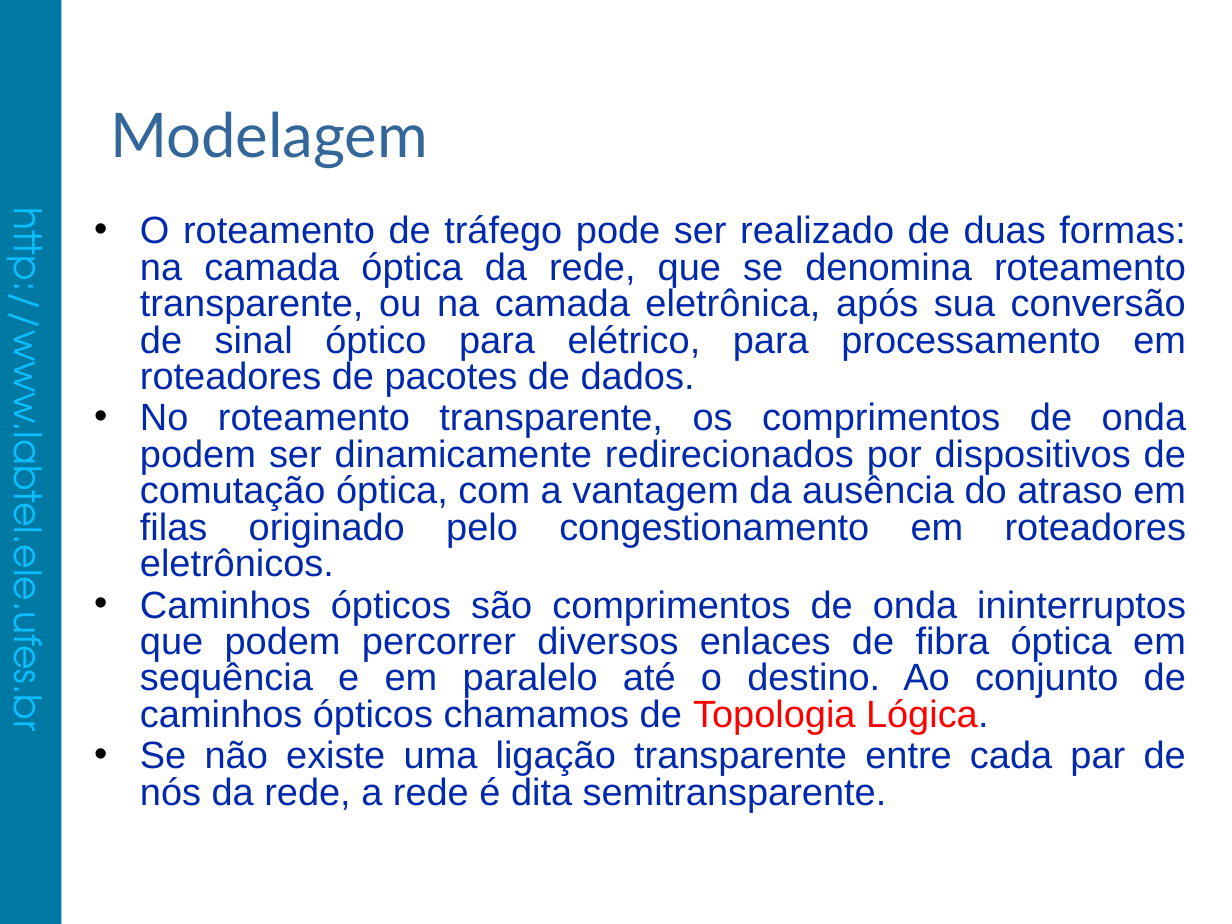
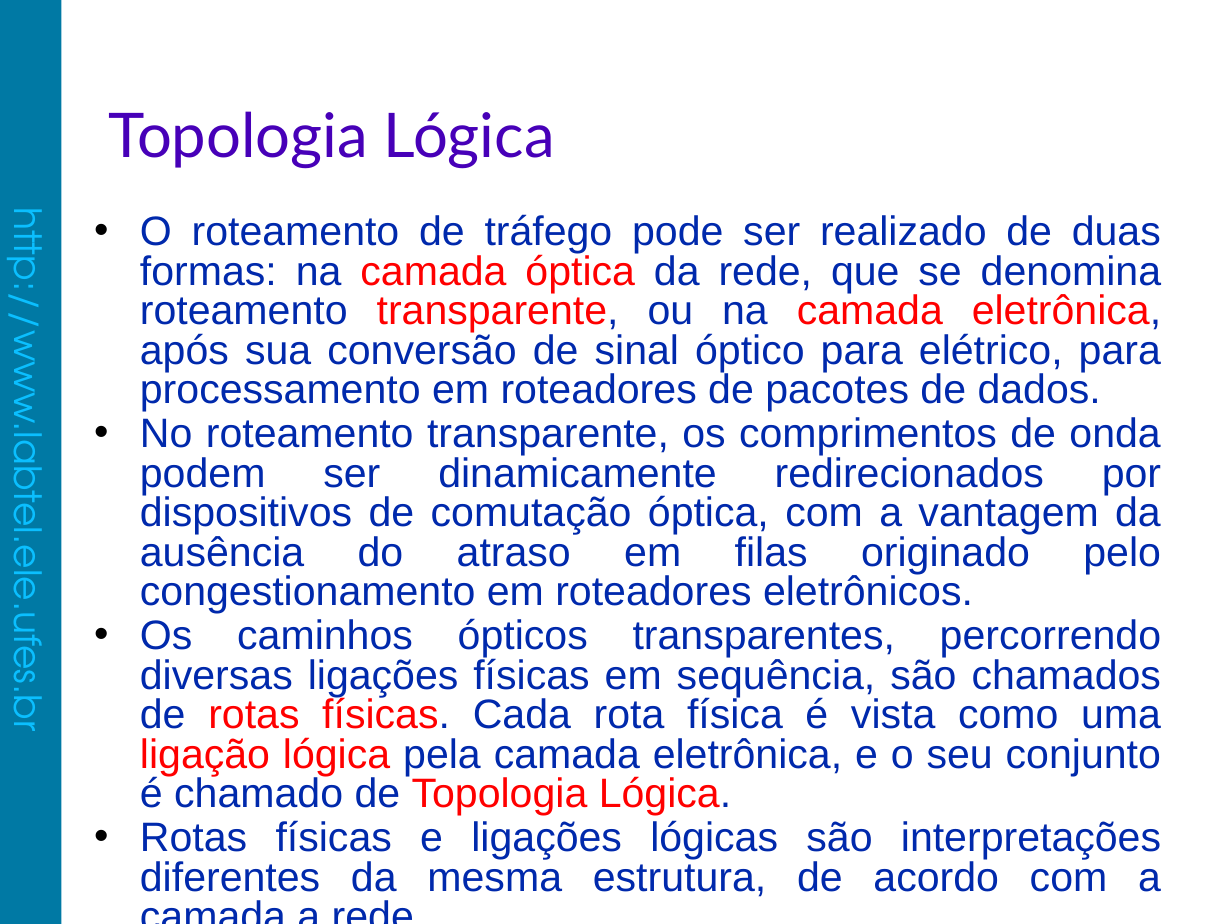
Before and after one commit to fabiolimath/twa, a slide deck: slide 6 of dissertacao/apresentacao/FabioLima-Apresentacao.odp (slide 5 before the commit). Drawn at 1232x924 pixels with LibreOffice and Linux fonts; fonts in the diff are those of the drawing; background and template pictures are left out. Boxes give left, top, right and bottom in pixels: in the first picture for what was removed or moved away, otherwise in the second. Text is boxed around its words. In the diff, an @@ line names an element or a change of style, - is before the commit and + after.

```diff
--- a/dissertacao/apresentacao/FabioLima-Apresentacao.odp
+++ b/dissertacao/apresentacao/FabioLima-Apresentacao.odp
@@ title at box(108, 111, 555, 169): text changed; text colour #336699 to #4700B8 @@
-Modelagem
+Topologia Lógica
@@ text at box(140, 214, 1161, 613): size 22.2 to 24 pt in "O roteamento de tráfego pode ser realizado ...", "No roteamento transparente, os comprimentos de onda ..."; text colour #0029AC to #FF0000 in "camada óptica transparente, camada eletrônica," @@
@@ text at box(140, 618, 1162, 897): text changed; size 22.2 to 24 pt @@
-• Caminhos ópticos são comprimentos de onda ininterruptos que podem percorrer diversos enlaces de fibra óptica em sequência e em paralelo até o destino. Ao conjunto de caminhos ópticos chamamos de Topologia Lógica.
-• Se não existe uma ligação transparente entre cada par de nós da rede, a rede é dita semitransparente.
+• Os caminhos ópticos transparentes, percorrendo diversas ligações físicas em sequência, são chamados de rotas físicas. Cada rota física é vista como uma ligação lógica pela camada eletrônica, e o seu conjunto é chamado de Topologia Lógica.
+• Rotas físicas e ligações lógicas são interpretações diferentes da mesma estrutura, de acordo com a camada a rede.
```
Also in this commit, not shown: 20 other slides changed, 33 slides added, 5 slides removed, 20 other files.
